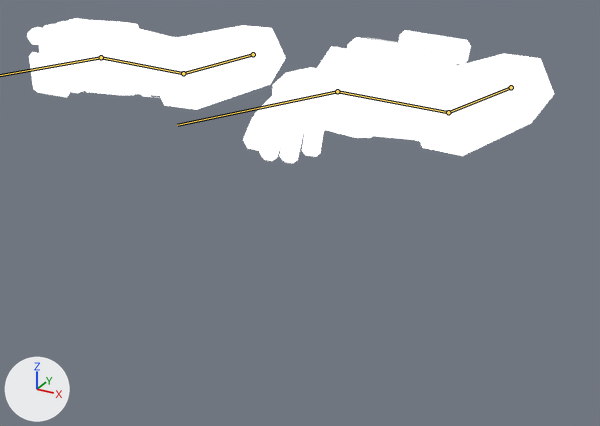
Before and after pictures for a commit that changed the glTF model assets/models/characters/ch_arms.glb.
The view is the same before and after, from a 50 mm lens placed at (0.567, -1.189, -0.012), pointed at (0.034, -0.219, -0.497). Every picture has the same lights, and +X, +Y and +Z are marked at lower left. The older version comes first. The bones that change, and the others that lie on the model, are drawn over the model as lines.

Names of what the first picture shows: 'ch_arms', 'screen_cuff'.
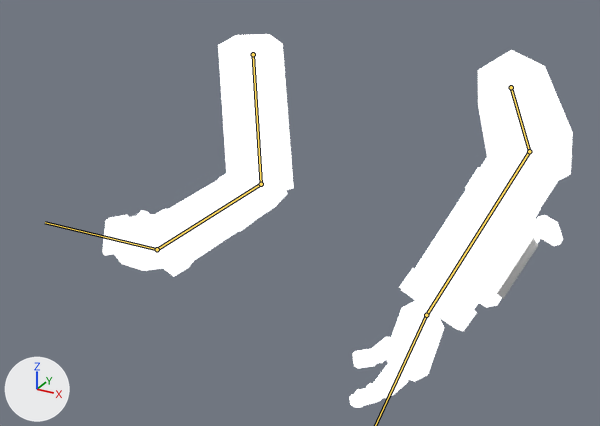
The newer file adds an action. The first version stands in its rest pose; the second is drawn at frame 18 of the action 'hold_carry-loop'.

Location of each change, [x1, y1, x2, y2] in pixels of the pictures (600 x 426 px):
'ch_arms', posed (11% narrower, 157% taller)
    before: [27, 18, 554, 163]
    after: [102, 34, 573, 408]
'screen_cuff', posed (48% narrower, 250% taller)
    before: [365, 37, 444, 54]
    after: [497, 237, 538, 299]
bone 'arm.L', root to tip
    before: (511, 87) to (448, 112)
    after: (511, 87) to (529, 151)
bone 'forearm.L', root to tip
    before: (448, 112) to (337, 91)
    after: (529, 151) to (426, 315)
bone 'arm.R', root to tip
    before: (253, 54) to (183, 73)
    after: (253, 54) to (261, 184)
bone 'forearm.R', root to tip
    before: (183, 73) to (101, 57)
    after: (261, 184) to (157, 249)

The change in detail:
Bone 'arm.L' (bone_arm_l) turns from (0, 0, 0) to (29, -24, -2) degrees about its own x, y and z.
Bone 'forearm.L' (bone_forearm_l) turns from (0, 0, 0) to (76, -70, 0) degrees about its own x, y and z.
Bone 'hand.L' (bone_hand_l) turns from (0, 0, 0) to (-27, 0, -26) degrees about its own x, y and z.
Bone 'arm.R' (bone_arm_r) turns from (0, 0, 0) to (-18, -29, -59) degrees about its own x, y and z.
Bone 'forearm.R' (bone_forearm_r) turns from (0, 0, 0) to (61, -52, 0) degrees about its own x, y and z.
Bone 'hand.R' (bone_hand_r) turns from (0, 0, 0) to (30, 0, 31) degrees about its own x, y and z.
